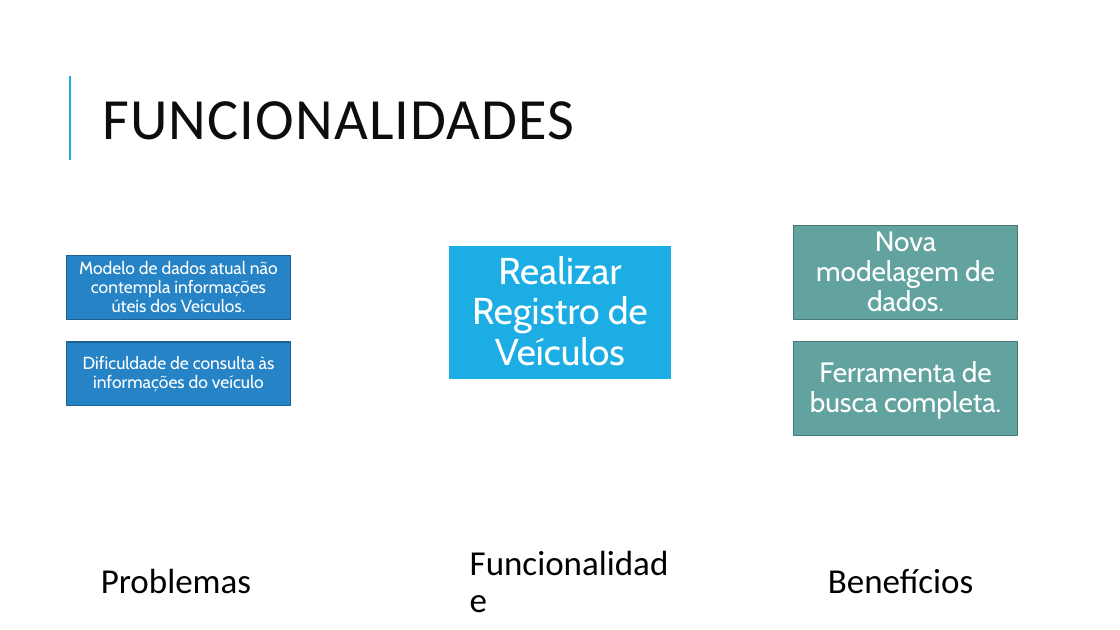
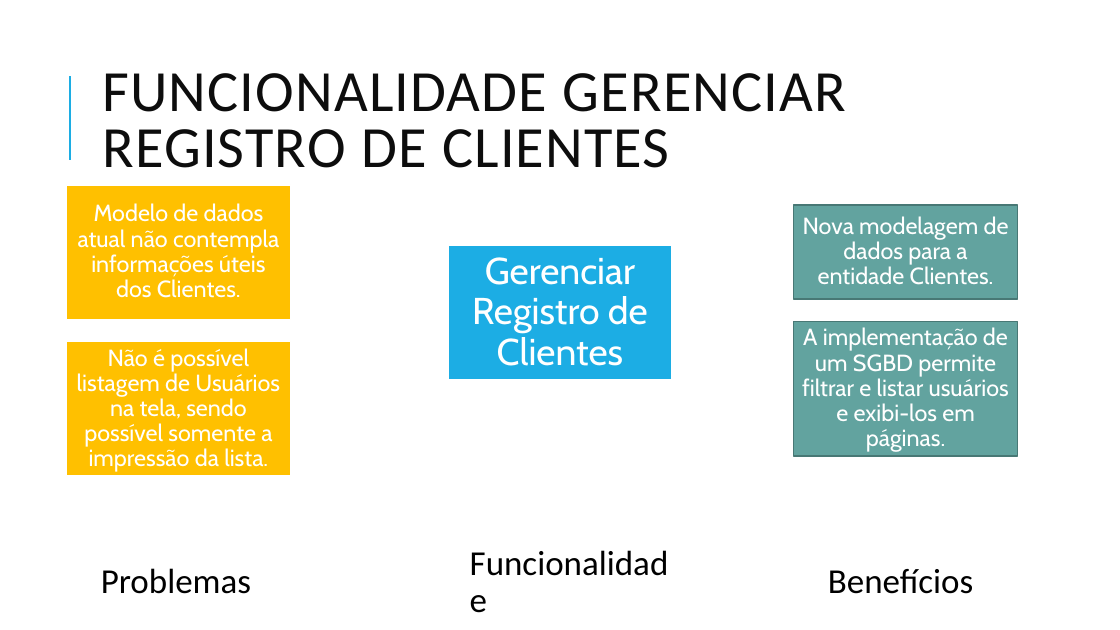
Before and after one commit to allancac/TCC_Desenvolvimento_Web_Full_Stack_2021, a slide deck: slide 9 of PBB – Product Baklog Building.pptx (slide 6 before the commit). Drawn at 1120x630 pixels with LibreOffice and Linux fonts; fonts in the diff are those of the drawing. Boxes give left, top, right and bottom in pixels: in the first picture for what was removed or moved away, otherwise in the second. Text is boxed around its words. In the diff, an @@ line names an element or a change of style, - is before the commit and + after.

```diff
--- a/PBB – Product Baklog Building.pptx
+++ b/PBB – Product Baklog Building.pptx
@@ title at <box>102,73,846,168</box>: text changed @@
-FUNCIONALIDADES
+FUNCIONALIDADE GERENCIAR REGISTRO DE CLIENTES
@@ rectangle: place and size @@
-rectangle at <box>66,255,291,319</box>
+rectangle at <box>66,185,291,319</box>
@@ rectangle at <box>66,185,291,319</box>: fill #2683C6 to #FFC000; outline #1C6192 1.25 pt to #FFFFFF 1.25 pt @@
@@ text at <box>78,203,279,298</box>: text changed; size 15 to 20 pt @@
-Modelo de dados atual não contempla informações úteis dos Veículos.
+Modelo de dados atual não contempla informações úteis dos Clientes.
@@ rectangle: place and size @@
-rectangle at <box>794,225,1018,319</box>
+rectangle at <box>794,205,1018,299</box>
@@ text at <box>803,216,1009,285</box>: text changed; size 24 to 20 pt @@
-Nova modelagem de dados.
+Nova modelagem de dados para a entidade Clientes.
@@ text at <box>472,257,648,366</box>: text changed @@
-Realizar Registro de Veículos
+Gerenciar Registro de Clientes
@@ rectangle: place and size @@
-rectangle at <box>794,342,1018,436</box>
+rectangle at <box>794,322,1018,456</box>
@@ text added at <box>802,327,1009,452</box>, 20 pt, text #FFFFFF @@
+A implementação de um SGBD permite filtrar e listar usuários e exibi-los em páginas.
@@ rectangle at <box>66,342,291,476</box>: fill #2683C6 to #FFC000; outline #1C6192 1.25 pt to #FFFFFF 1.25 pt @@
@@ rectangle: place and size @@
-rectangle at <box>66,342,291,406</box>
+rectangle at <box>66,342,291,476</box>
@@ text added at <box>77,348,280,472</box>, 20 pt, text #FFFFFF @@
+Não é possível listagem de Usuários na tela, sendo possível somente a impressão da lista.
@@ text removed at <box>83,356,275,391</box> @@
-Dificuldade de consulta às informações do veículo
@@ text removed at <box>810,361,1001,419</box> @@
-Ferramenta de busca completa.
```
Also in this commit, not shown: 7 other slides changed, 12 slides added, 5 slides removed, 5 other files.
